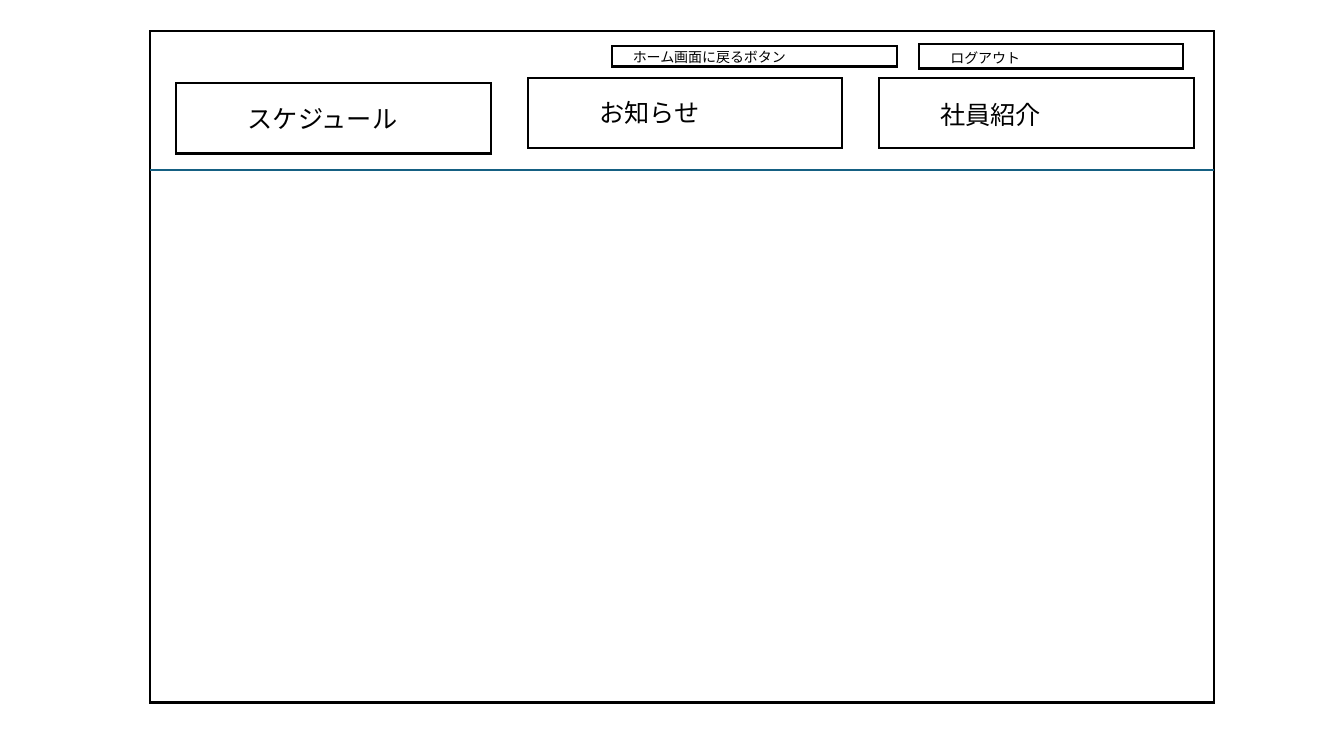
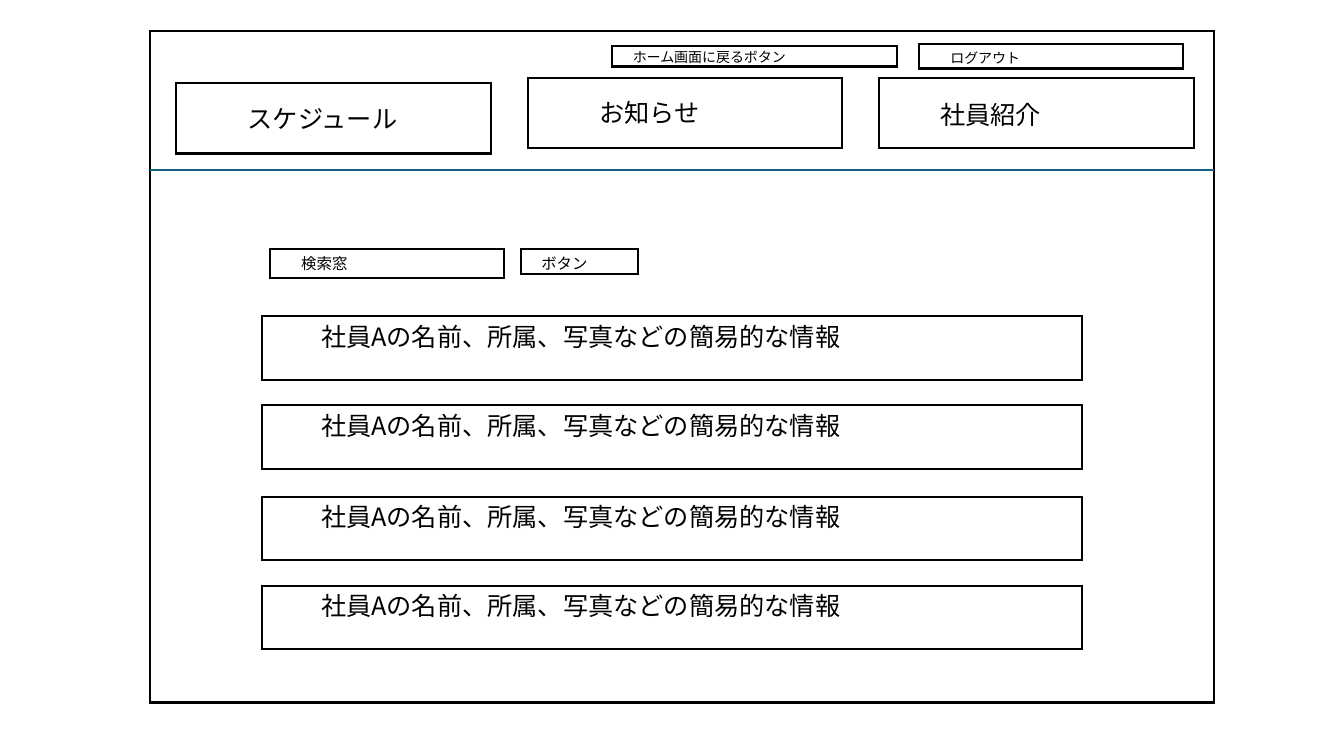
Before and after one commit to username123-debug/office-front, a slide deck: slide 10 of 画面デザイン.pptx. Drawn at 1344x756 pixels with LibreOffice and Linux fonts; fonts in the diff are those of the drawing. Boxes give left, top, right and bottom in pixels: in the first picture for what was removed or moved away, otherwise in the second. Text is boxed around its words. In the diff, an @@ line names an element or a change of style, - is before the commit and + after.

```diff
--- a/画面デザイン.pptx
+++ b/画面デザイン.pptx
@@ rectangle added at (270, 249, 504, 278), fill #FFFFFF, outline #000000 1.5 pt @@
@@ text added at (301, 256, 347, 271), 11 pt, text #000000 @@
+検索窓
@@ rectangle added at (521, 249, 638, 274), fill #FFFFFF, outline #000000 1.5 pt @@
@@ text added at (541, 256, 587, 270), 11 pt, text #000000 @@
+ボタン
@@ rectangle added at (262, 317, 1083, 380), fill #FFFFFF, outline #000000 1.5 pt @@
@@ text added at (321, 324, 840, 348), 18 pt, text #000000 @@
+社員Aの名前、所属、写真などの簡易的な情報
@@ rectangle added at (262, 405, 1083, 469), fill #FFFFFF, outline #000000 1.5 pt @@
@@ text added at (321, 413, 840, 437), 18 pt, text #000000 @@
+社員Aの名前、所属、写真などの簡易的な情報
@@ rectangle added at (262, 497, 1083, 561), fill #FFFFFF, outline #000000 1.5 pt @@
@@ text added at (321, 504, 840, 528), 18 pt, text #000000 @@
+社員Aの名前、所属、写真などの簡易的な情報
@@ rectangle added at (262, 586, 1083, 649), fill #FFFFFF, outline #000000 1.5 pt @@
@@ text added at (321, 593, 840, 617), 18 pt, text #000000 @@
+社員Aの名前、所属、写真などの簡易的な情報
```
Also in this commit, not shown: 2 other slides changed, 1 slide added.
